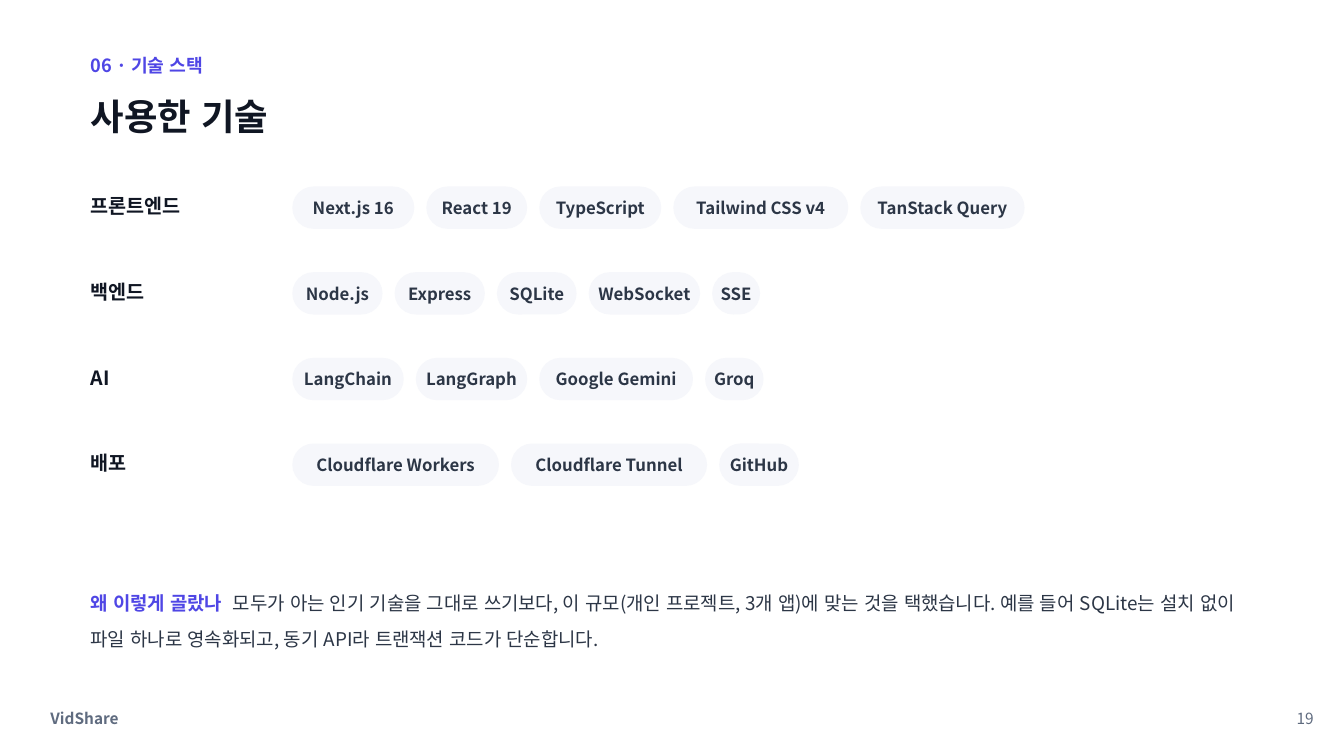
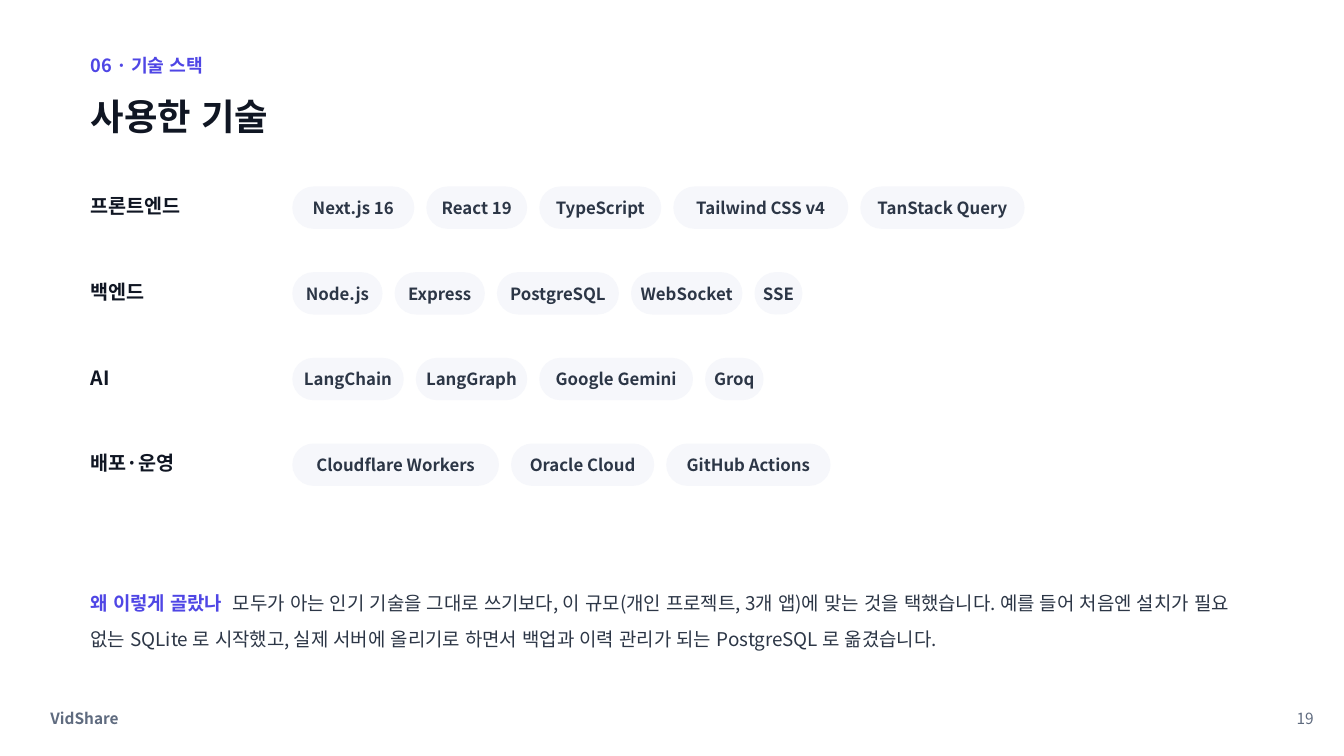
Before and after one commit to samam0234/vidshare, a slide deck: slide 19 of portfolio/VidShare-포트폴리오.pptx. Drawn at 1344x756 pixels with LibreOffice and Linux fonts; fonts in the diff are those of the drawing. Boxes give left, top, right and bottom in pixels: in the first picture for what was removed or moved away, otherwise in the second. Text is boxed around its words. In the diff, an @@ line names an element or a change of style, - is before the commit and + after.

```diff
--- a/portfolio/VidShare-포트폴리오.pptx
+++ b/portfolio/VidShare-포트폴리오.pptx
@@ rounded rectangle "PostgreSQL": place and size @@
-rounded rectangle "PostgreSQL" at <box>497,272,577,315</box>
+rounded rectangle "PostgreSQL" at <box>497,272,619,315</box>
@@ text in rounded rectangle at <box>510,287,606,304</box>: text changed @@
-SQLite
+PostgreSQL
@@ rounded rectangle "WebSocket": place and size @@
-rounded rectangle "WebSocket" at <box>589,272,700,315</box>
+rounded rectangle "WebSocket" at <box>631,272,742,315</box>
@@ rounded rectangle "SSE": place and size @@
-rounded rectangle "SSE" at <box>713,272,760,315</box>
+rounded rectangle "SSE" at <box>755,272,803,315</box>
@@ rounded rectangle "Oracle Cloud": place and size @@
-rounded rectangle "Oracle Cloud" at <box>511,444,707,486</box>
+rounded rectangle "Oracle Cloud" at <box>511,444,654,486</box>
@@ rounded rectangle "GitHub Actions": place and size @@
-rounded rectangle "GitHub Actions" at <box>719,444,799,486</box>
+rounded rectangle "GitHub Actions" at <box>666,444,831,486</box>
@@ text at <box>91,453,175,472</box>: text changed @@
-배포
+배포·운영
@@ text in rounded rectangle at <box>530,457,635,471</box>: text changed @@
-Cloudflare Tunnel
+Oracle Cloud
@@ text in rounded rectangle at <box>687,457,810,471</box>: text changed @@
-GitHub
+GitHub Actions
@@ text at <box>91,594,1229,651</box>: text changed @@
-왜 이렇게 골랐나 모두가 아는 인기 기술을 그대로 쓰기보다, 이 규모(개인 프로젝트, 3개 앱)에 맞는 것을 택했습니다. 예를 들어 SQLite는 설치 없이 파일 하나로 영속화되고, 동기 API라 트랜잭션 코드가 단순합니다.
+왜 이렇게 골랐나 모두가 아는 인기 기술을 그대로 쓰기보다, 이 규모(개인 프로젝트, 3개 앱)에 맞는 것을 택했습니다. 예를 들어 처음엔 설치가 필요 없는 SQLite 로 시작했고, 실제 서버에 올리기로 하면서 백업과 이력 관리가 되는 PostgreSQL 로 옮겼습니다.
```
Also in this commit, not shown: 7 other slides changed, 1 slide added, 12 other files.
